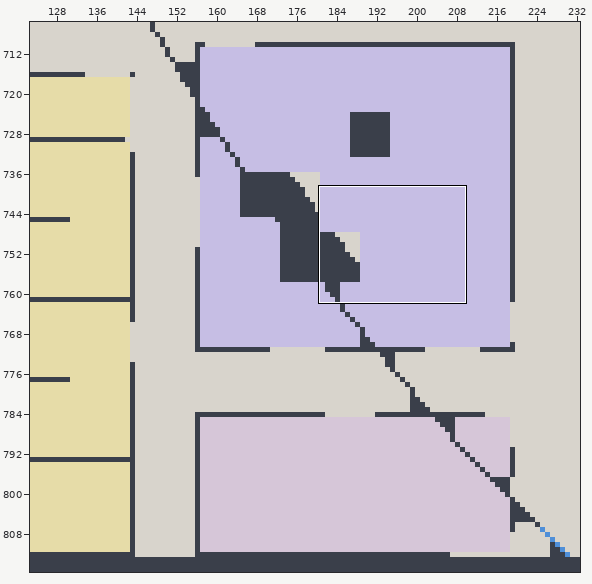
Tiled map (JSON) -- resources/mapas/lighthouse.tmj. Above, an overview of the earlier version with the close-up marked.
Close-up. Earlier state:
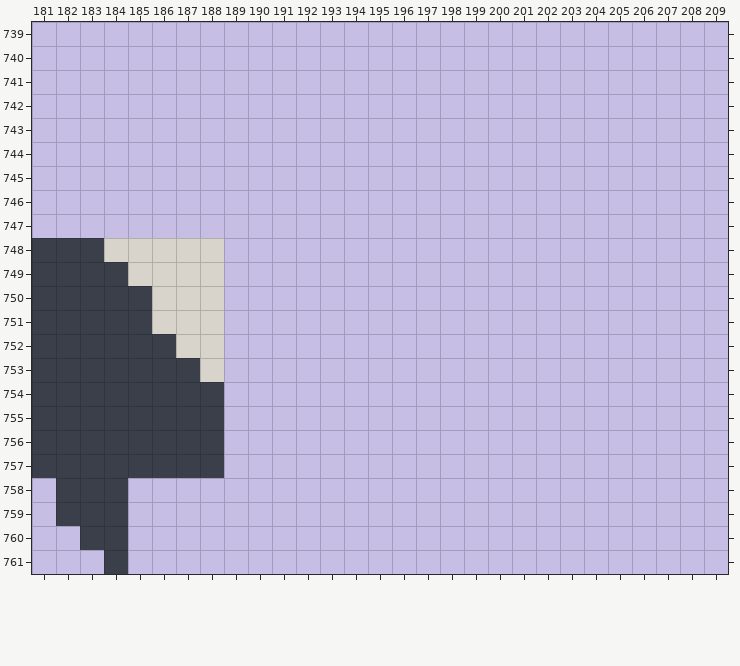
Cells are 8x8 px. Shown: x 181..209, y 739..761. The commit also changed other parts of the map, which this record leaves out.
Once edited:
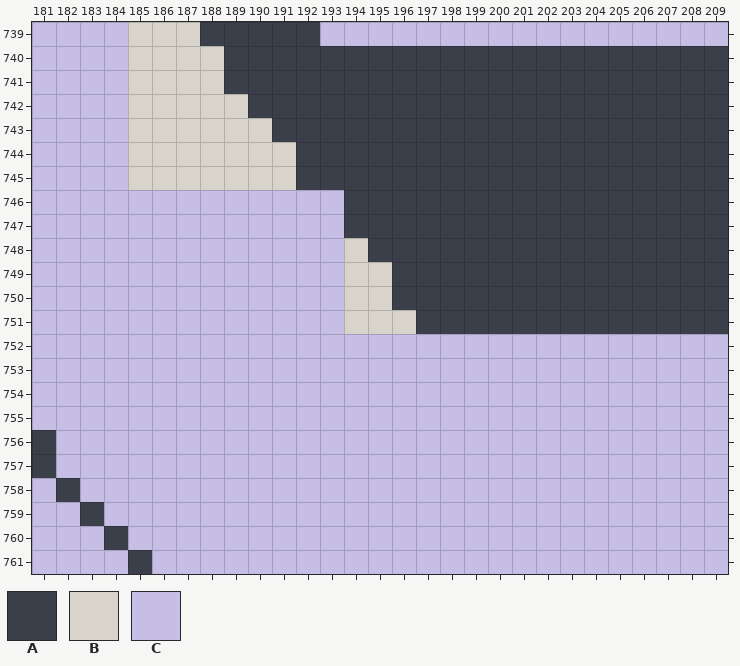
Key: from "lighthouse": A 0, B 1, C 5.
_ is an empty cell, . an unchanged one.
Change:
--- layer "suelo"
@@ x 181..209 @@
-739 ....CCCCCCCC.................
-740 ....CCCCCCCCCCCCCCCCCCCCCCCCC
-741 ....CCCCCCCCCCCCCCCCCCCCCCCCC
-742 ....CCCCCCCCCCCCCCCCCCCCCCCCC
-743 ....CCCCCCCCCCCCCCCCCCCCCCCCC
-744 ....CCCCCCCCCCCCCCCCCCCCCCCCC
-745 ....CCCCCCCCCCCCCCCCCCCCCCCCC
-746 .............CCCCCCCCCCCCCCCC
-747 .............CCCCCCCCCCCCCCCC
-748 AAABBBBB.....CCCCCCCCCCCCCCCC
-749 AAAABBBB.....CCCCCCCCCCCCCCCC
-750 AAAAABBB.....CCCCCCCCCCCCCCCC
-751 AAAAABBB.....CCCCCCCCCCCCCCCC
-752 AAAAAABB.....................
-753 AAAAAAAB.....................
-754 AAAAAAAA.....................
-755 AAAAAAAA.....................
-756 .AAAAAAA.....................
-757 .AAAAAAA.....................
-758 ..AA.........................
-759 .A.A.........................
-760 ..A..........................
-761 ...AC........................
+739 ....BBBAAAAA.................
+740 ....BBBBAAAAAAAAAAAAAAAAAAAAA
+741 ....BBBBAAAAAAAAAAAAAAAAAAAAA
+742 ....BBBBBAAAAAAAAAAAAAAAAAAAA
+743 ....BBBBBBAAAAAAAAAAAAAAAAAAA
+744 ....BBBBBBBAAAAAAAAAAAAAAAAAA
+745 ....BBBBBBBAAAAAAAAAAAAAAAAAA
+746 .............AAAAAAAAAAAAAAAA
+747 .............AAAAAAAAAAAAAAAA
+748 CCCCCCCC.....BAAAAAAAAAAAAAAA
+749 CCCCCCCC.....BBAAAAAAAAAAAAAA
+750 CCCCCCCC.....BBAAAAAAAAAAAAAA
+751 CCCCCCCC.....BBBAAAAAAAAAAAAA
+752 CCCCCCCC.....................
+753 CCCCCCCC.....................
+754 CCCCCCCC.....................
+755 CCCCCCCC.....................
+756 .CCCCCCC.....................
+757 .CCCCCCC.....................
+758 ..CC.........................
+759 .C.C.........................
+760 ..C..........................
+761 ...CA........................
